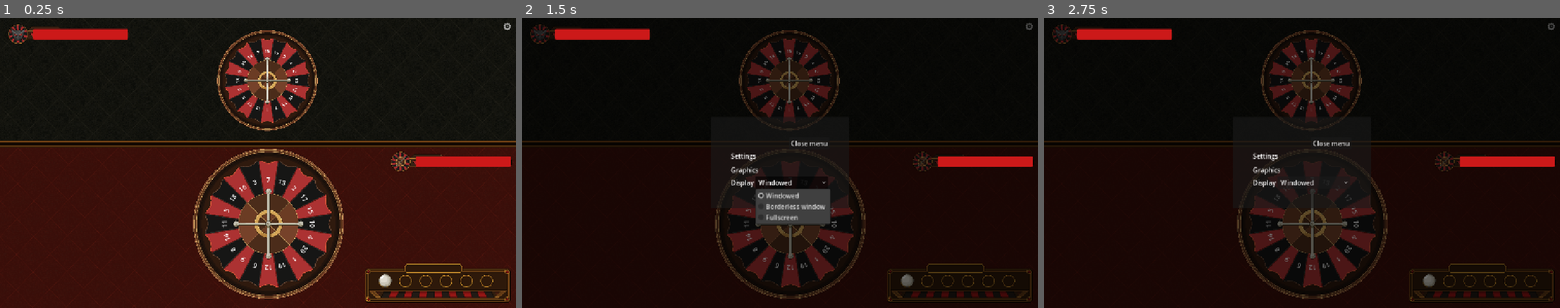
Above: before the commit, frames 1-3 (left to right).
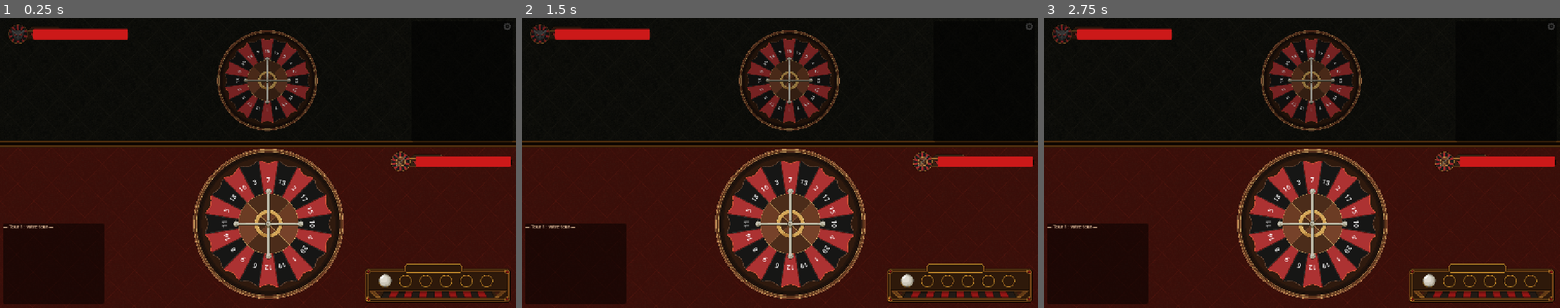
Above: after the commit, the same moments.

Repository: mgrass-dev/spin-it
Game: Godot game, scene res://scenes/main.tscn
Same seed, same stepped clock (60 frames per second), same inputs: the game is played once before the commit and once after it. This scene is started directly instead of the project's main scene.
Inputs (mouse positions are in pixels of both pictures, inside the frame that each line leads up to):
- Up to frame 1 (0.25 s): no input
- Up to frame 2 (1.5 s): click "⚙" at 0.5 s; click (790, 183) at 1.25 s, where only the run before the commit has a clickable "Windowed"
- Up to frame 3 (2.75 s): click "⚙" at 2 s

The runs differ from the first frame. In frame 1, 8.5% of the frame differs, in the area x 0-100%, y 1-99%; in frame 2, 48%, in the area x 0-100%, y 2-100%; in frame 3, 47%.

Commit message:
feat: add turn system, section overlays, combat logs, and enemy autoplay
Turn system:
- Player always goes first; turns alternate after each damage resolution
- Enemy section dimmed (#00000050) during player turn, player section during enemy turn
- Ball interaction blocked during enemy turn and after combat

Enemy autoplay:
- Enemy wheel spins for 2s then stops on a random item (reuses existing wheel)
- Damage display shared between player and enemy turns
- Damage resolved via _current_turn check in _on_damage_applied

Combat logs:
- Player log: bottom-left of player section (orange tint)
- Enemy log: top-right of enemy section (blue tint)
- Each entry shows damage dealt and remaining HP; auto-scrolls to latest

Also: mob HP lowered to 25 in level_1.json

Diff:
--- a/data/levels/level_1.json
+++ b/data/levels/level_1.json
@@ -56,8 +56,8 @@
 	"enemies": {
 		"default_combat": {
 			"name": "Gobelin",
-			"hp": 50,
-			"max_hp": 50
+			"hp": 25,
+			"max_hp": 25
 		}
 	}
 }
--- a/scripts/main.gd
+++ b/scripts/main.gd
@@ -1,13 +1,18 @@
 extends Node2D
 
+enum Turn { PLAYER, ENEMY }
+
 @onready var player_wheel: Node2D = $PlayerWheel
+@onready var enemy_wheel: Node2D = $EnemyWheel
 @onready var ball: Node2D = $Ball
 @onready var damage_display: CanvasLayer = $DamageDisplay
+@onready var _ui_layer: CanvasLayer = $UILayer
 @onready var _enemy_hp_bar: ProgressBar = $UILayer/EnemyHPBar
 @onready var _player_hp_bar: ProgressBar = $UILayer/PlayerHPBar
 
 const WHEEL_VISUAL_RADIUS := 250.0
 const BALL_APPROACH_DURATION := 0.5
+const ENEMY_SPIN_DELAY := 2.0
 
 var _ball_over_wheel := false
 var _ball_rolling := false
@@ -15,6 +20,15 @@
 var _ball_approach_start := Vector2.ZERO
 var _ball_approach_time := 0.0
 var _combat_over := false
+var _current_turn: Turn = Turn.PLAYER
+var _turn_number: int = 1
+
+var _enemy_section_overlay: ColorRect
+var _player_section_overlay: ColorRect
+var _player_log_vbox: VBoxContainer
+var _enemy_log_vbox: VBoxContainer
+var _player_log_scroll: ScrollContainer
+var _enemy_log_scroll: ScrollContainer
 
 func _ready() -> void:
 	if not OS.has_feature("editor"):
@@ -25,11 +39,17 @@
 	ball.picked_up.connect(_on_ball_picked_up)
 	ball.released.connect(_on_ball_released)
 	player_wheel.spin_completed.connect(_on_spin_completed)
+	enemy_wheel.spin_completed.connect(_on_enemy_spin_completed)
 	damage_display.damage_applied.connect(_on_damage_applied)
+
 	_setup_hp_bars()
+	_setup_section_overlays()
+	_setup_logs()
+	_start_player_turn()
+
+# ─── Setup ───────────────────────────────────────────────────────────────────
 
 func _setup_hp_bars() -> void:
-	# Fallback if scene launched directly without map
 	if GameState.enemy_max_hp == 0:
 		GameState.enemy_max_hp = 50
 		GameState.enemy_hp = 50
@@ -37,24 +57,114 @@
 		GameState.player_max_hp = 50
 		GameState.player_hp = 50
 
-	var fill_style := StyleBoxFlat.new()
-	fill_style.bg_color = Color(0.8, 0.1, 0.1)
-	fill_style.set_corner_radius_all(3)
-	var bg_style := StyleBoxFlat.new()
-	bg_style.bg_color = Color(0.12, 0.04, 0.04, 0.85)
-	bg_style.set_corner_radius_all(3)
-
-	for bar in [_enemy_hp_bar, _player_hp_bar]:
-		bar.add_theme_stylebox_override("fill", fill_style.duplicate())
-		bar.add_theme_stylebox_override("background", bg_style.duplicate())
+	var fill := StyleBoxFlat.new()
+	fill.bg_color = Color(0.8, 0.1, 0.1)
+	fill.set_corner_radius_all(3)
+	var bg := StyleBoxFlat.new()
+	bg.bg_color = Color(0.12, 0.04, 0.04, 0.85)
+	bg.set_corner_radius_all(3)
+
+	for bar: ProgressBar in [_enemy_hp_bar, _player_hp_bar]:
+		bar.add_theme_stylebox_override("fill", fill.duplicate())
+		bar.add_theme_stylebox_override("background", bg.duplicate())
 
 	_enemy_hp_bar.max_value = GameState.enemy_max_hp
 	_enemy_hp_bar.value = GameState.enemy_hp
 	_player_hp_bar.max_value = GameState.player_max_hp
 	_player_hp_bar.value = GameState.player_hp
 
+func _setup_section_overlays() -> void:
+	# Layer 2 sits above the Node2D world but below the HP-bar UILayer (5)
+	var layer := CanvasLayer.new()
+	layer.layer = 2
+	add_child(layer)
+
+	_enemy_section_overlay = ColorRect.new()
+	_enemy_section_overlay.color = Color(0, 0, 0, 0x50 / 255.0)
+	_enemy_section_overlay.position = Vector2.ZERO
+	_enemy_section_overlay.size = Vector2(1280, 315)
+	_enemy_section_overlay.mouse_filter = Control.MOUSE_FILTER_IGNORE
+	layer.add_child(_enemy_section_overlay)
+
+	_player_section_overlay = ColorRect.new()
+	_player_section_overlay.color = Color(0, 0, 0, 0x50 / 255.0)
+	_player_section_overlay.position = Vector2(0, 315)
+	_player_section_overlay.size = Vector2(1280, 405)
+	_player_section_overlay.mouse_filter = Control.MOUSE_FILTER_IGNORE
+	layer.add_child(_player_section_overlay)
+
+func _setup_logs() -> void:
+	# Player log — bottom-left of player section, left of the wheel
+	var pl := _make_log(Vector2(8, 510), Vector2(250, 200))
+	_player_log_scroll = pl[0]
+	_player_log_vbox = pl[1]
+
+	# Enemy log — top-right of enemy section, right of the wheel
+	var el := _make_log(Vector2(1022, 8), Vector2(250, 300))
+	_enemy_log_scroll = el[0]
+	_enemy_log_vbox = el[1]
+
+func _make_log(pos: Vector2, sz: Vector2) -> Array:
+	var panel := Panel.new()
+	panel.position = pos
+	panel.size = sz
+	var style := StyleBoxFlat.new()
+	style.bg_color = Color(0, 0, 0, 0.5)
+	style.set_corner_radius_all(4)
+	panel.add_theme_stylebox_override("panel", style)
+	_ui_layer.add_child(panel)
+
+	var scroll := ScrollContainer.new()
+	scroll.set_anchors_and_offsets_preset(Control.PRESET_FULL_RECT)
+	panel.add_child(scroll)
+
+	var vbox := VBoxContainer.new()
+	vbox.size_flags_horizontal = Control.SIZE_EXPAND_FILL
+	scroll.add_child(vbox)
+
+	return [scroll, vbox]
+
+# ─── Logging ─────────────────────────────────────────────────────────────────
+
+func _add_log(vbox: VBoxContainer, scroll: ScrollContainer, text: String, color: Color) -> void:
+	var label := Label.new()
+	label.text = text
+	label.add_theme_font_size_override("font_size", 11)
+	label.add_theme_color_override("font_color", color)
+	label.autowrap_mode = TextServer.AUTOWRAP_WORD
+	vbox.add_child(label)
+	await get_tree().process_frame
+	scroll.scroll_vertical = 999999
+
+func _add_player_log(text: String) -> void:
+	_add_log(_player_log_vbox, _player_log_scroll, text, Color(1.0, 0.85, 0.7))
+
+func _add_enemy_log(text: String) -> void:
+	_add_log(_enemy_log_vbox, _enemy_log_scroll, text, Color(0.7, 0.85, 1.0))
+
+# ─── Turn management ─────────────────────────────────────────────────────────
+
+func _start_player_turn() -> void:
+	_current_turn = Turn.PLAYER
+	_enemy_section_overlay.visible = true
+	_player_section_overlay.visible = false
+	_add_player_log("— Tour %d : votre tour —" % _turn_number)
+
+func _start_enemy_turn() -> void:
+	_current_turn = Turn.ENEMY
+	_enemy_section_overlay.visible = false
+	_player_section_overlay.visible = true
+	_add_enemy_log("— Tour %d : tour ennemi —" % _turn_number)
+
+	enemy_wheel.start_spinning()
+	await get_tree().create_timer(ENEMY_SPIN_DELAY).timeout
+	if not _combat_over:
+		enemy_wheel.stop_on_random_item()
+
+# ─── Process / Ball ──────────────────────────────────────────────────────────
+
 func _process(delta: float) -> void:
-	if _combat_over:
+	if _combat_over or _current_turn == Turn.ENEMY:
 		return
 
 	if ball.is_held():
@@ -88,6 +198,9 @@
 	pass
 
 func _on_ball_released(_world_pos: Vector2) -> void:
+	if _combat_over or _current_turn == Turn.ENEMY:
+		ball.return_to_slot()
+		return
 	if _ball_over_wheel:
 		_ball_over_wheel = false
 		player_wheel.set_highlight(false)
@@ -103,7 +216,6 @@
 		return
 
 	var target_r: float = float(spin_info["target_r"])
-
 	# Offset so ball ends at world angle -PI/2 (the pointer/top) when spinning_part
 	# reaches target_r — which is exactly where the winning wheel_item will be.
 	_ball_offset_angle = -PI / 2.0 - target_r
@@ -113,22 +225,54 @@
 	ball.start_rolling()
 	_ball_rolling = true
 
+# ─── Spin callbacks ──────────────────────────────────────────────────────────
+
 func _on_spin_completed(item: WheelItem) -> void:
 	_ball_rolling = false
 	ball.visible = false
 	damage_display.show_damage(item.modifier)
 
+func _on_enemy_spin_completed(item: WheelItem) -> void:
+	if _combat_over:
+		return
+	damage_display.show_damage(item.modifier)
+
+# ─── Damage resolution ───────────────────────────────────────────────────────
+
 func _on_damage_applied(amount: int) -> void:
+	match _current_turn:
+		Turn.PLAYER: _apply_player_damage(amount)
+		Turn.ENEMY:  _apply_enemy_damage(amount)
+
+func _apply_player_damage(amount: int) -> void:
 	GameState.enemy_hp = maxi(0, GameState.enemy_hp - amount)
 	_enemy_hp_bar.value = GameState.enemy_hp
 	ball.return_to_slot()
 	ball.visible = true
+	_add_player_log("Vous infligez %d dégâts  (ennemi : %d PV)" % [amount, GameState.enemy_hp])
 	if GameState.enemy_hp <= 0:
 		_combat_over = true
 		GameState.complete_current_combat()
-		_show_return_button()
-
-func _show_return_button() -> void:
+		_add_player_log("Victoire !")
+		_show_end_screen()
+	else:
+		_start_enemy_turn()
+
+func _apply_enemy_damage(amount: int) -> void:
+	GameState.player_hp = maxi(0, GameState.player_hp - amount)
+	_player_hp_bar.value = GameState.player_hp
+	_add_enemy_log("L'ennemi inflige %d dégâts  (vous : %d PV)" % [amount, GameState.player_hp])
+	_turn_number += 1
+	if GameState.player_hp <= 0:
+		_combat_over = true
+		_add_enemy_log("Défaite...")
+		_show_end_screen()
+	else:
+		_start_player_turn()
+
+# ─── End screen ──────────────────────────────────────────────────────────────
+
+func _show_end_screen() -> void:
 	var canvas := CanvasLayer.new()
 	canvas.layer = 15
 	add_child(canvas)
@@ -137,6 +281,7 @@
 	overlay.color = Color(0, 0, 0, 0.502)
 	overlay.position = Vector2.ZERO
 	overlay.size = Vector2(1280, 720)
+	overlay.mouse_filter = Control.MOUSE_FILTER_IGNORE
 	canvas.add_child(overlay)
 
 	var btn := Button.new()
